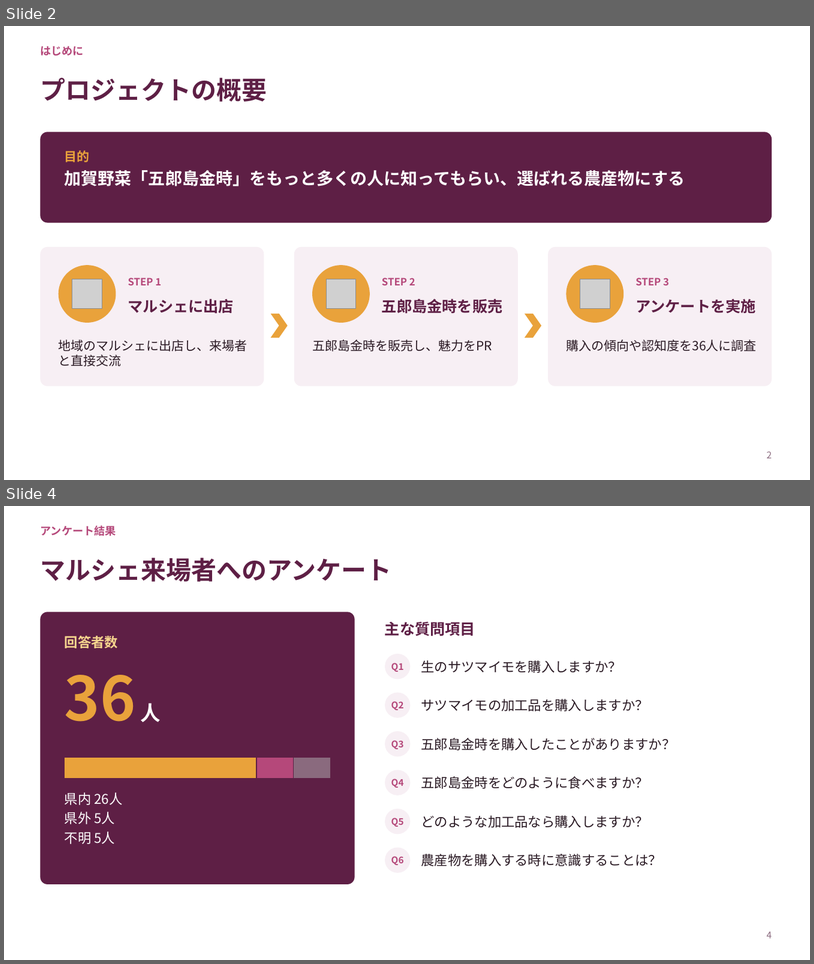
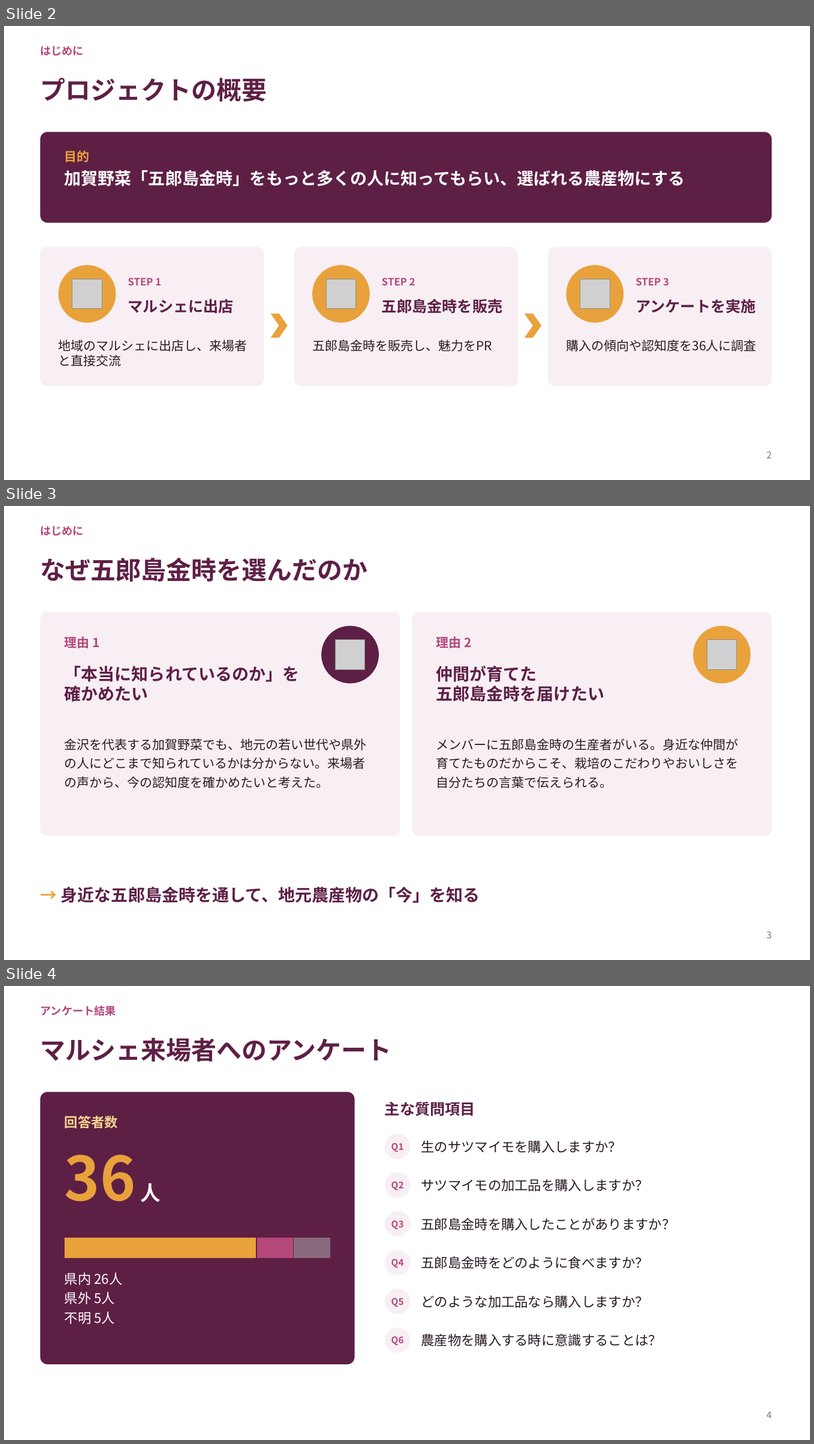
Before and after one commit to tadakazukawani/first-contributions, a slide deck: 農業青年/地元農産物認知拡大プロジェクト.pptx. Shown one above the other, each under a label of ours: slides 2 and 4 before the commit, slides 2, 3 and 4 after it; the slides between them are not shown. The pictures are 814x964 and 814x1444 pixels, drawn with LibreOffice and Linux fonts; fonts in the diff are those of the drawing; grey boxes stand for pictures. Boxes give left, top, right and bottom in pixels: in the first picture for what was removed or moved away, otherwise in the second. Text is boxed around its words. In the diff, an @@ line names an element or a change of style, - is before the commit and + after.

```diff
--- a/農業青年/地元農産物認知拡大プロジェクト.pptx
+++ b/農業青年/地元農産物認知拡大プロジェクト.pptx
@@ slide 3 added at box(4, 506, 810, 960), background #FFFFFF @@
@@ text added at box(40, 526, 84, 536), 13 pt, text #B5487A, bold @@
+はじめに
@@ title added at box(40, 558, 368, 582), 30 pt, text #5E1F45, bold @@
+なぜ五郎島金時を選んだのか
@@ rounded rectangle added at box(40, 612, 400, 835), fill #F7EFF4 @@
@@ rounded rectangle added at box(413, 612, 772, 835), fill #F7EFF4 @@
@@ ellipse added at box(321, 626, 379, 683), fill #5E1F45 @@
@@ ellipse added at box(693, 626, 751, 683), fill #E9A23B @@
@@ text added at box(65, 636, 100, 648), 15 pt, text #B5487A, bold @@
+理由 1
@@ picture added at box(336, 640, 365, 669) @@
@@ text added at box(437, 636, 471, 648), 15 pt, text #B5487A, bold @@
+理由 2
@@ picture added at box(708, 640, 737, 669) @@
@@ text added at box(65, 666, 300, 702), 20 pt, text #5E1F45, bold @@
+「本当に知られているのか」を
+確かめたい
@@ text added at box(437, 666, 605, 702), 20 pt, text #5E1F45, bold @@
+仲間が育てた
+五郎島金時を届けたい
@@ text added at box(65, 738, 366, 788), 15 pt, text #2A1A24 @@
+金沢を代表する加賀野菜でも、地元の若い世代や県外の人にどこまで知られているかは分からない。来場者の声から、今の認知度を確かめたいと考えた。
@@ text added at box(437, 738, 739, 788), 15 pt, text #2A1A24 @@
+メンバーに五郎島金時の生産者がいる。身近な仲間が育てたものだからこそ、栽培のこだわりやおいしさを自分たちの言葉で伝えられる。
@@ text added at box(61, 886, 480, 903), 20 pt, text #5E1F45, bold @@
+→ 身近な五郎島金時を通して、地元農産物の「今」を知る
@@ page number added at box(767, 931, 773, 938), 11 pt, text #8A6A7E @@
+3
```
Also in this commit, not shown: 1 slide removed.
